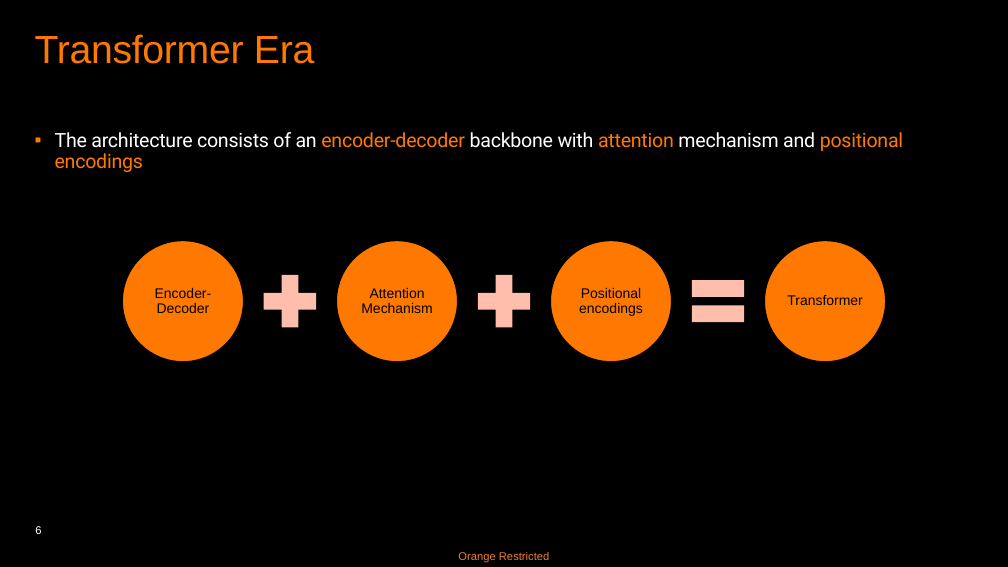
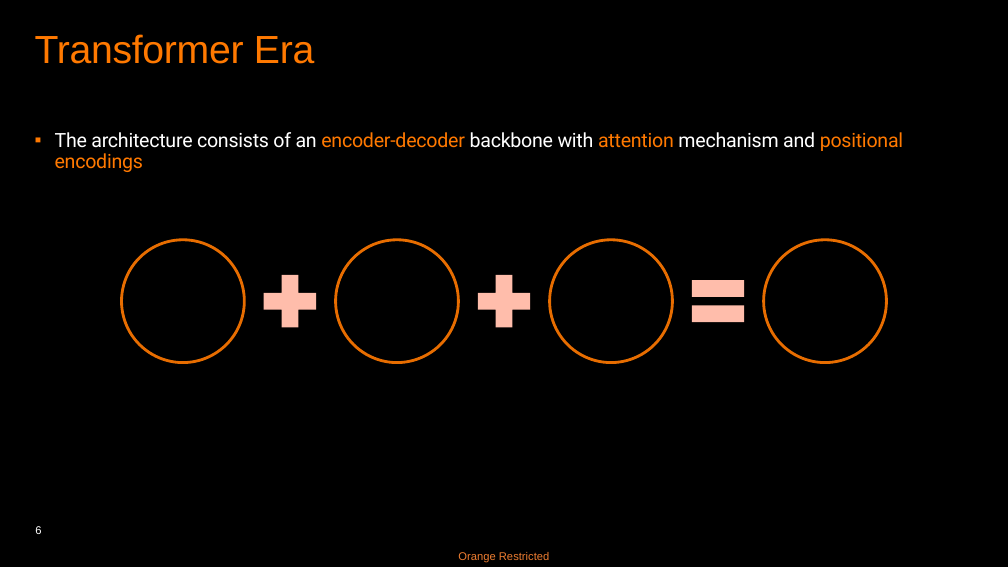
Before and after one commit to basavyr/peft-training, a slide deck: slide 6 of presentation/LORA-RPoenaru.pptx. Drawn at 1008x567 pixels with LibreOffice and Linux fonts; fonts in the diff are those of the drawing. Boxes give left, top, right and bottom in pixels: in the first picture for what was removed or moved away, otherwise in the second. Text is boxed around its words. In the diff, an @@ line names an element or a change of style, - is before the commit and + after.

```diff
--- a/presentation/LORA-RPoenaru.pptx
+++ b/presentation/LORA-RPoenaru.pptx
@@ fill #FF7900 to #000000; outline #000000 2 pt to #E76E00 2 pt in 4 elements at [122,240,245,363], [336,240,459,363], [549,240,672,363], [764,240,887,363] @@
@@ group removed at [155,288,863,316]: 4 texts @@
-Encoder-Decoder
-Attention Mechanism
-Positional encodings
-Transformer
```
Also in this commit, not shown: 5 other slides changed, 1 slide added.
